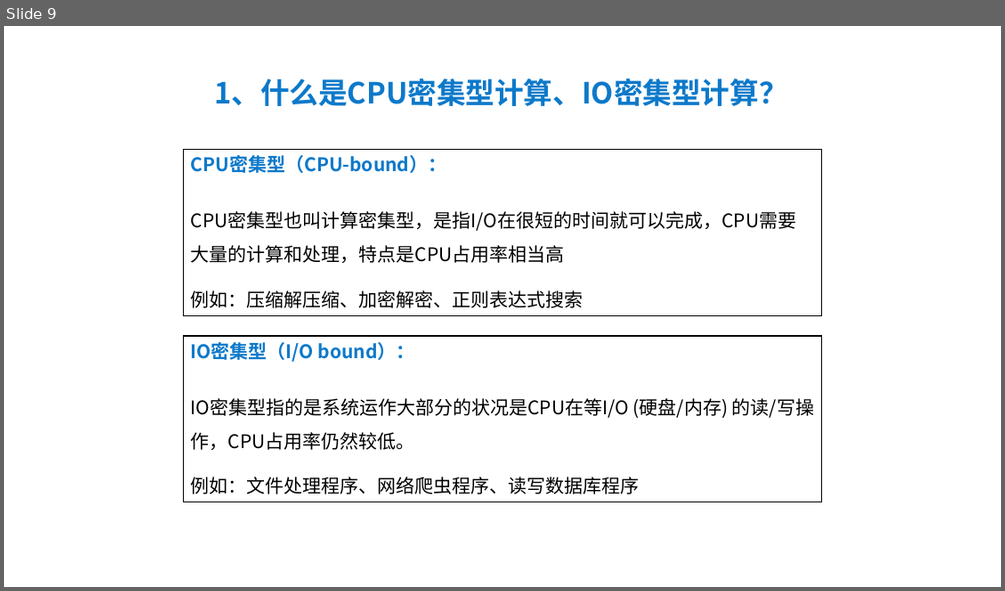
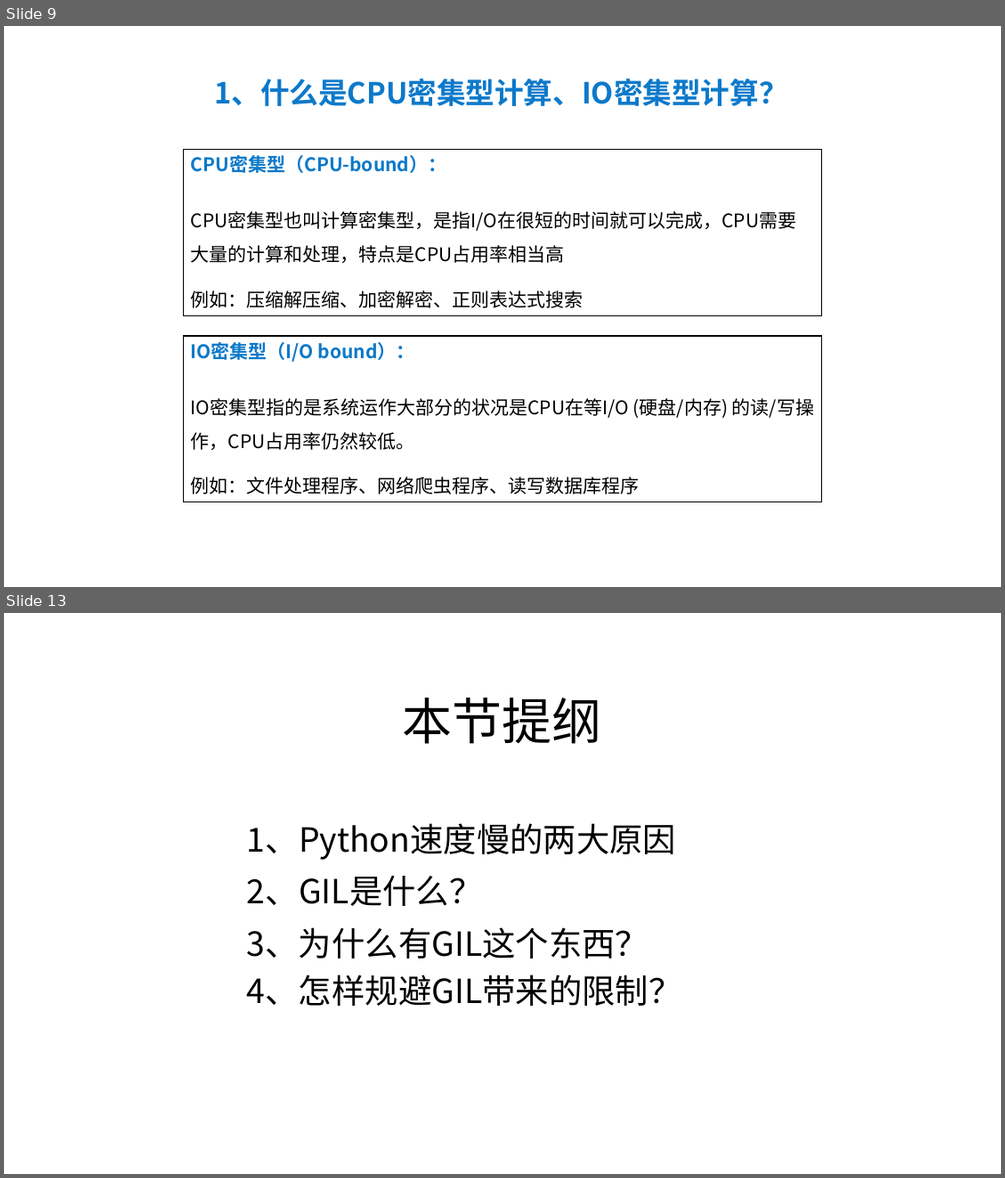
Before and after one commit to peiss/ant-learn-python-concurrent, a slide deck: Python并发编程简介.pptx. Shown one above the other, each under a label of ours: slide 9 before the commit, slides 9 and 13 after it; the slides between them are not shown. The pictures are 1005x591 and 1005x1178 pixels, drawn with LibreOffice and Linux fonts; fonts in the diff are those of the drawing. Boxes give left, top, right and bottom in pixels: in the first picture for what was removed or moved away, otherwise in the second. Text is boxed around its words. In the diff, an @@ line names an element or a change of style, - is before the commit and + after.

```diff
--- a/Python并发编程简介.pptx
+++ b/Python并发编程简介.pptx
@@ slide 13 added at bbox=[4, 613, 1001, 1174], background #FFFFFF @@
@@ text added at bbox=[403, 698, 602, 744], 48 pt, text #000000 @@
+本节提纲
@@ text added at bbox=[247, 823, 682, 1005], 32 pt, text #000000 @@
+1、Python速度慢的两大原因
+2、GIL是什么？
+3、为什么有GIL这个东西？
+4、怎样规避GIL带来的限制？
```
Also in this commit, not shown: 2 slides changed, 5 other slides added.
